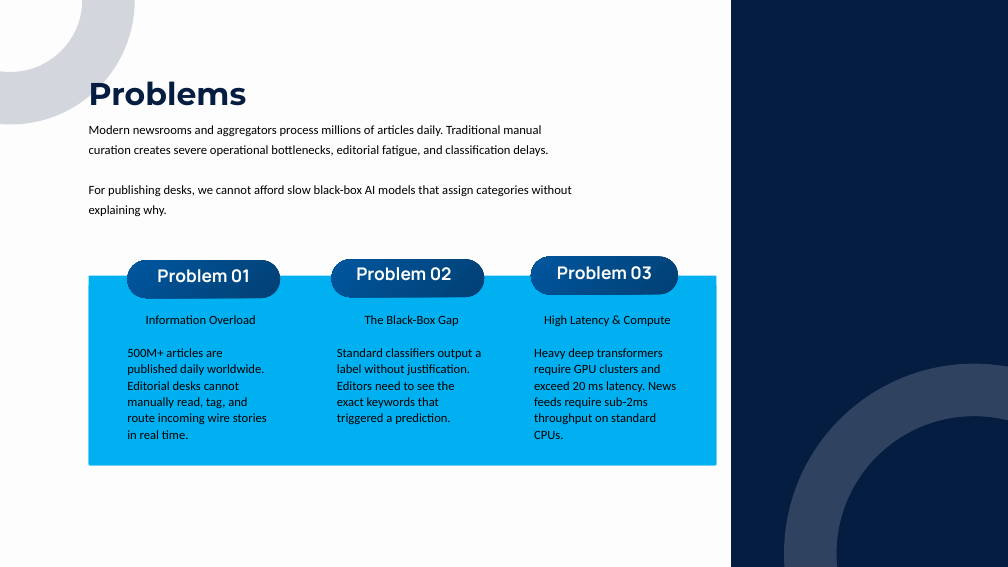
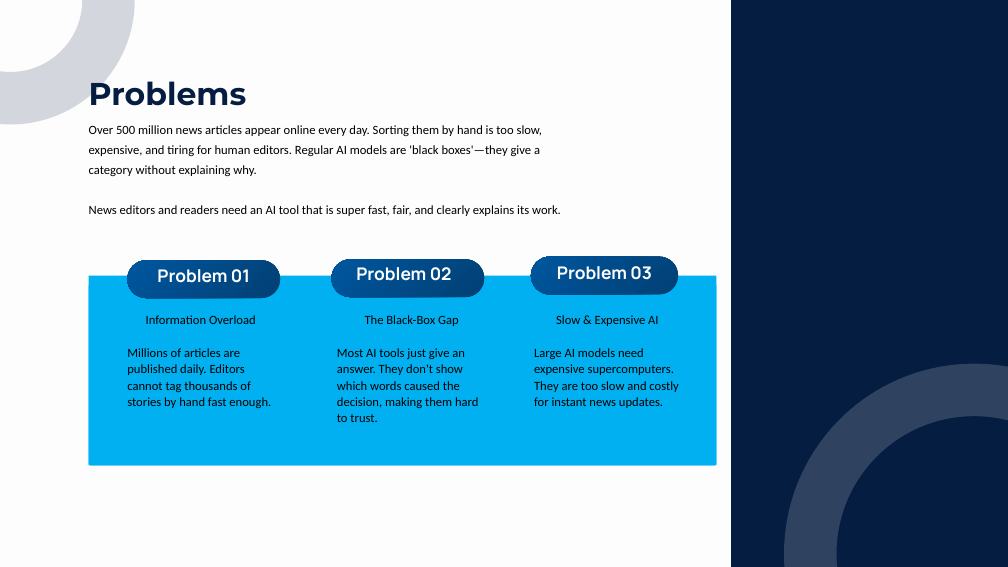
Before and after one commit to Abhijeet0848/NewsLens, a slide deck: slide 4 of docs/NewsScope_Presentation_CruxTemplate.pptx. Drawn at 1008x567 pixels with LibreOffice and Linux fonts; fonts in the diff are those of the drawing. Boxes give left, top, right and bottom in pixels: in the first picture for what was removed or moved away, otherwise in the second. Text is boxed around its words. In the diff, an @@ line names an element or a change of style, - is before the commit and + after.

```diff
--- a/docs/NewsScope_Presentation_CruxTemplate.pptx
+++ b/docs/NewsScope_Presentation_CruxTemplate.pptx
@@ text at (89,125,561,216): text changed @@
-Modern newsrooms and aggregators process millions of articles daily. Traditional manual curation creates severe operational bottlenecks, editorial fatigue, and classification delays.
-For publishing desks, we cannot afford slow black-box AI models that assign categories without explaining why.
+Over 500 million news articles appear online every day. Sorting them by hand is too slow, expensive, and tiring for human editors. Regular AI models are 'black boxes'—they give a category without explaining why.
+News editors and readers need an AI tool that is super fast, fair, and clearly explains its work.
@@ text at (534,315,678,408): text changed @@
-High Latency & Compute
-Heavy deep transformers require GPU clusters and exceed 20 ms latency. News feeds require sub-2ms throughput on standard CPUs.
+Slow & Expensive AI
+Large AI models need expensive supercomputers. They are too slow and costly for instant news updates.
@@ text at (127,348,271,408): text changed @@
-500M+ articles are published daily worldwide. Editorial desks cannot manually read, tag, and route incoming wire stories in real time.
+Millions of articles are published daily. Editors cannot tag thousands of stories by hand fast enough.
@@ text at (337,348,478,422): text changed @@
-Standard classifiers output a label without justification. Editors need to see the exact keywords that triggered a prediction.
+Most AI tools just give an answer. They don't show which words caused the decision, making them hard to trust.
```
Also in this commit, not shown: 12 other slides changed, 4 other files.
